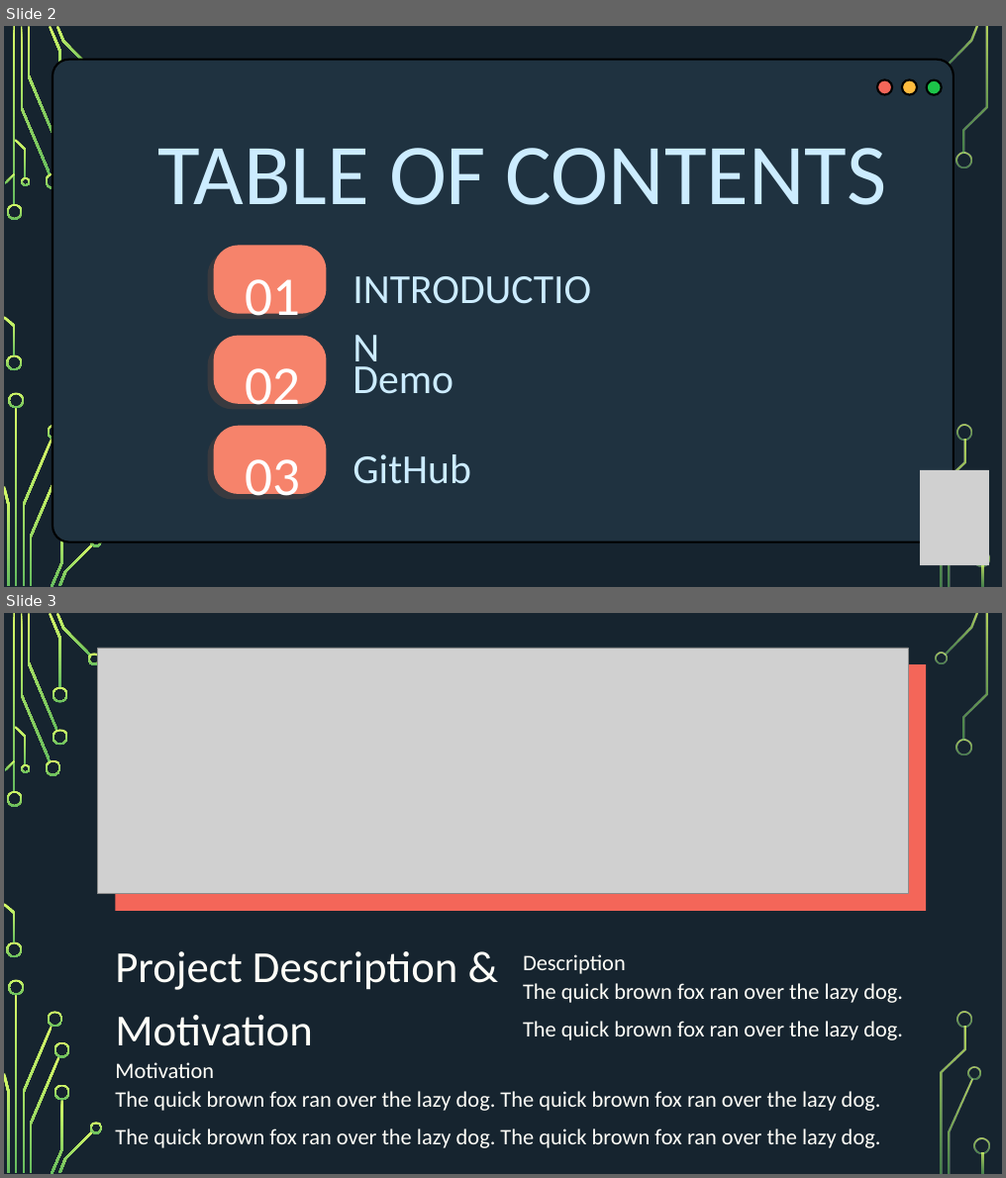
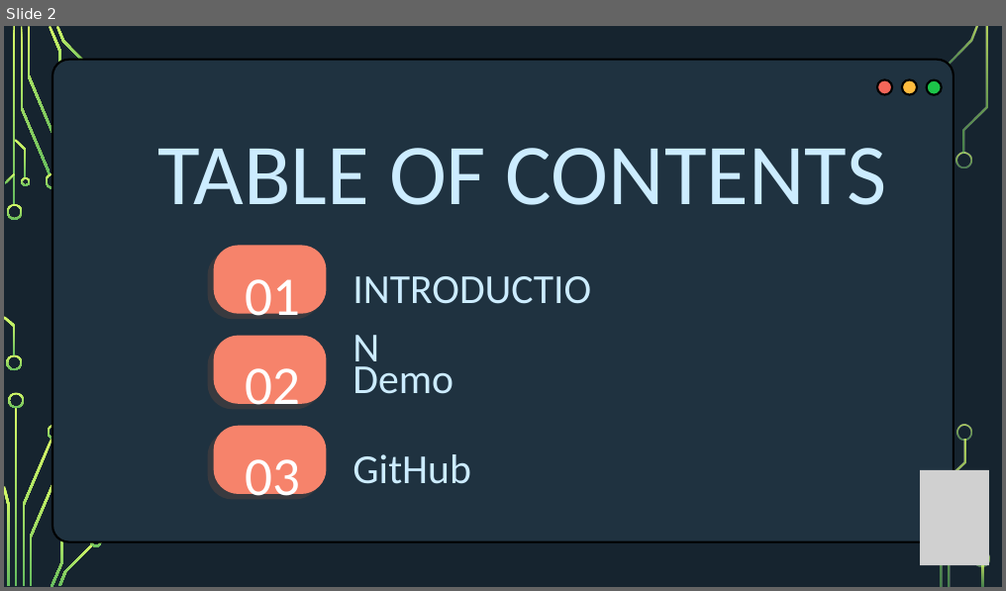
Before and after one commit to kayyza/UNIX-FinalProject, a slide deck: Documentation/UnixPresentation.pptx. Shown one above the other, each under a label of ours: slides 2 and 3 before the commit, slide 2 after it. The pictures are 1006x1178 and 1006x591 pixels, drawn with LibreOffice and Linux fonts; fonts in the diff are those of the drawing; grey boxes stand for pictures; background and template pictures are left out. Boxes give left, top, right and bottom in pixels: in the first picture for what was removed or moved away, otherwise in the second. Text is boxed around its words. In the diff, an @@ line names an element or a change of style, - is before the commit and + after.

```diff
--- a/Documentation/UnixPresentation.pptx
+++ b/Documentation/UnixPresentation.pptx
@@ slide 3 removed at (4, 613, 1002, 1174), background picture (left out); not listed: 32 template elements that a slide beside it also shows @@
@@ picture removed at (98, 648, 908, 893) @@
@@ rectangle removed at (115, 664, 926, 910) @@
@@ group removed at (54, 652, 947, 1100): 4 freeform shapes @@
@@ text removed at (115, 952, 457, 1047) @@
-Project Description &
-Motivation
@@ text removed at (523, 955, 626, 974) @@
-Description
@@ text removed at (523, 983, 903, 1041) @@
-The quick brown fox ran over the lazy dog.
-The quick brown fox ran over the lazy dog.
@@ text removed at (115, 1062, 214, 1078) @@
-Motivation
@@ text removed at (115, 1091, 881, 1149) @@
-The quick brown fox ran over the lazy dog. The quick brown fox ran over the lazy dog.
-The quick brown fox ran over the lazy dog. The quick brown fox ran over the lazy dog.
```
Also in this commit, not shown: 2 slides changed, 9 slides added, 1 other slide removed.
